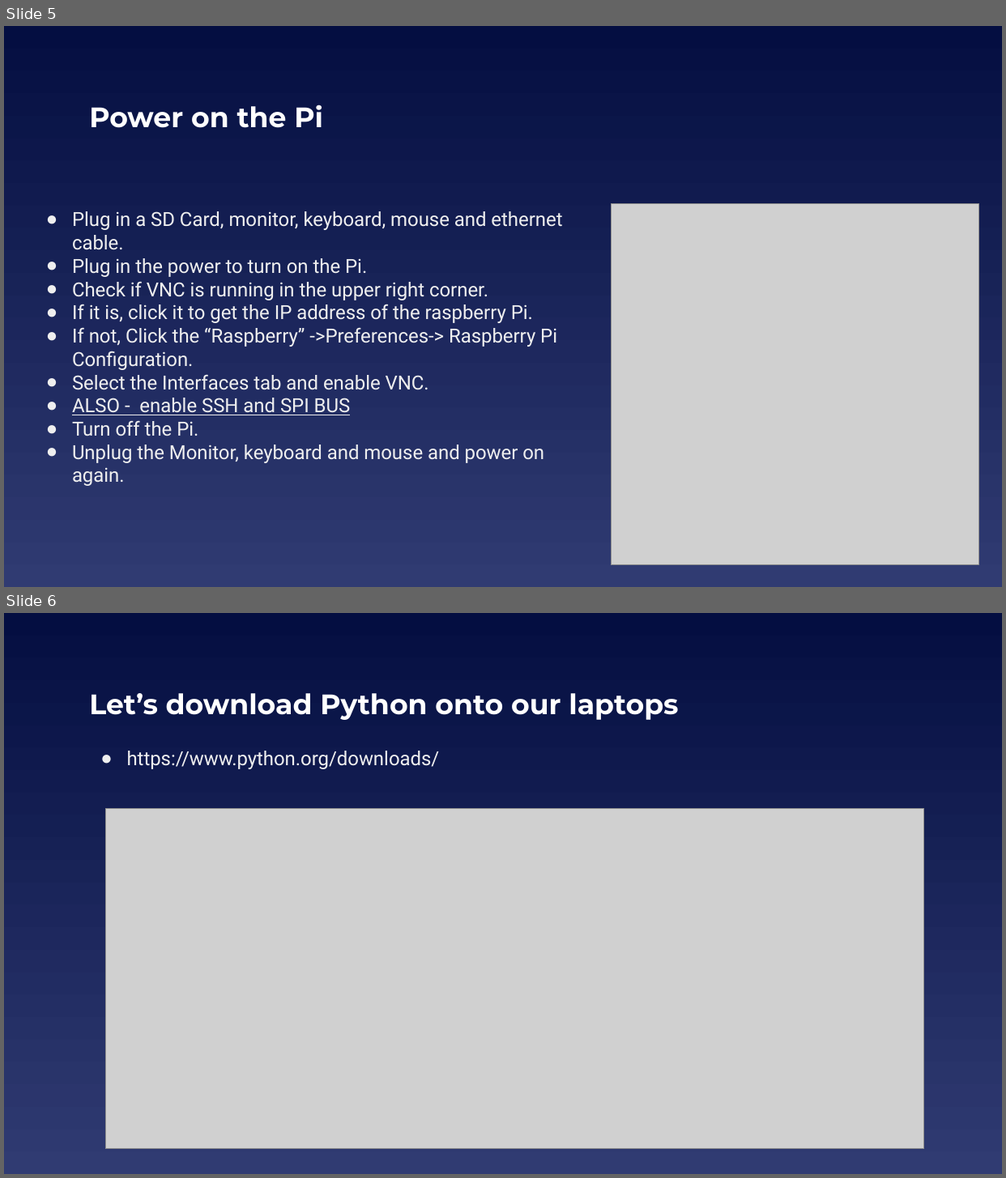
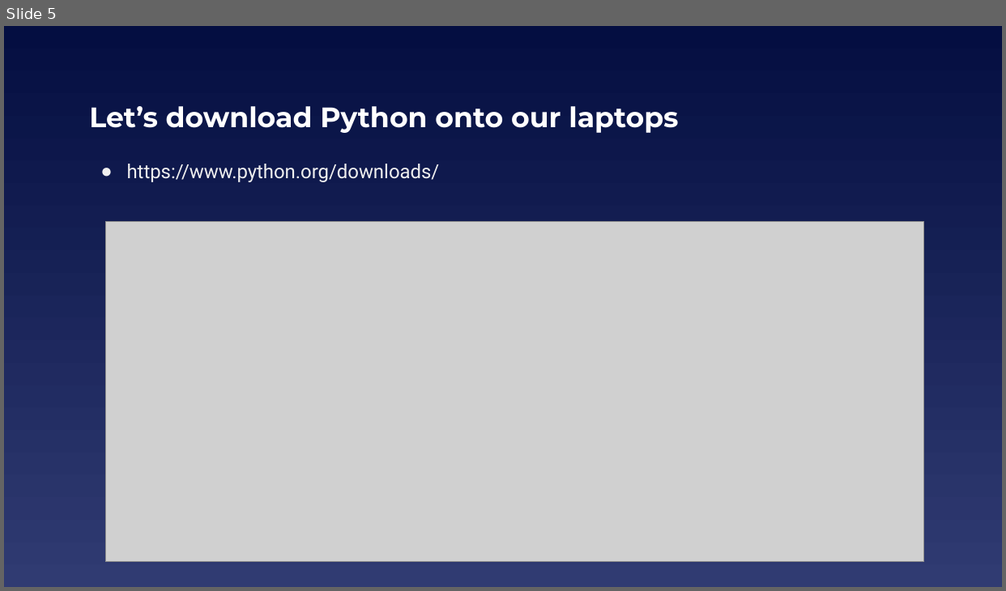
Before and after one commit to EELabMan/RPi-Touch-Display, a slide deck: Raspberry Pi TouchScreen Displays.pptx. Shown one above the other, each under a label of ours: slides 5 and 6 before the commit, slide 5 after it. The pictures are 1006x1178 and 1006x591 pixels, drawn with LibreOffice and Linux fonts; fonts in the diff are those of the drawing; grey boxes stand for pictures. Boxes give left, top, right and bottom in pixels: in the first picture for what was removed or moved away, otherwise in the second. Text is boxed around its words. In the diff, an @@ line names an element or a change of style, - is before the commit and + after.

```diff
--- a/Raspberry Pi TouchScreen Displays.pptx
+++ b/Raspberry Pi TouchScreen Displays.pptx
@@ slide 5 removed at (4, 26, 1002, 587), background gradient #040E41 to #303B72 @@
@@ title removed at (89, 105, 323, 128) @@
-Power on the Pi
@@ text removed at (72, 211, 562, 486) @@
-● Plug in a SD Card, monitor, keyboard, mouse and ethernet cable.
-● Plug in the power to turn on the Pi.
-● Check if VNC is running in the upper right corner.
-● If it is, click it to get the IP address of the raspberry Pi.
-● If not, Click the “Raspberry” ->Preferences-> Raspberry Pi Configuration.
-● Select the Interfaces tab and enable VNC.
-● ALSO - enable SSH and SPI BUS
-● Turn off the Pi.
-● Unplug the Monitor, keyboard and mouse and power on again.
@@ picture removed at (612, 203, 979, 565) @@
@@ what was slide 6 is now slide 5 @@
```
Also in this commit, not shown: 2 slides changed.
